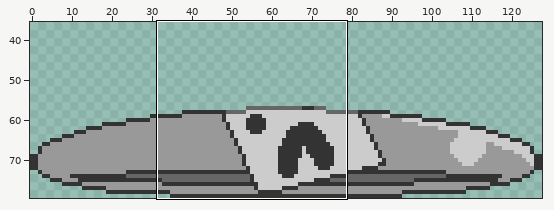
Two states of a pixel-art file, Assets/Sprites/SlimeBoss/SlimeBoss.aseprite. Above: a wide view before the commit, with the close-up outlined.
Close-up. As it was:
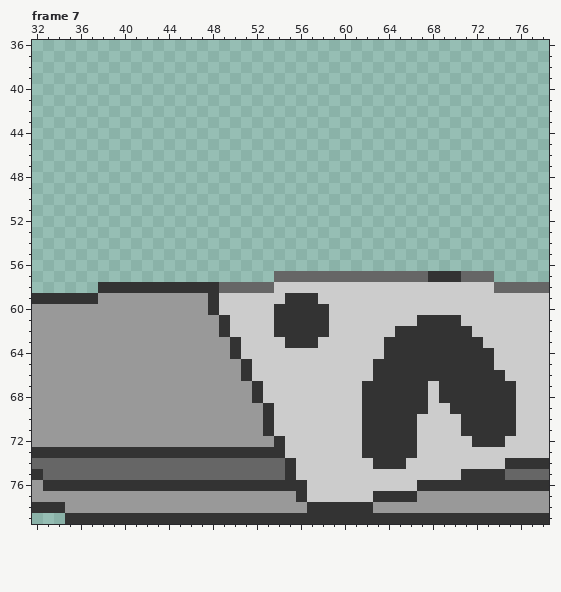
128x80 pixels, 7 frames. Colours within 5 levels of each other are drawn and written as one. Shown: frame 7: x 32..78, y 36..79. The wide view leaves out empty margins. The commit also changed other frames or places, which this record leaves out.
And afterwards:
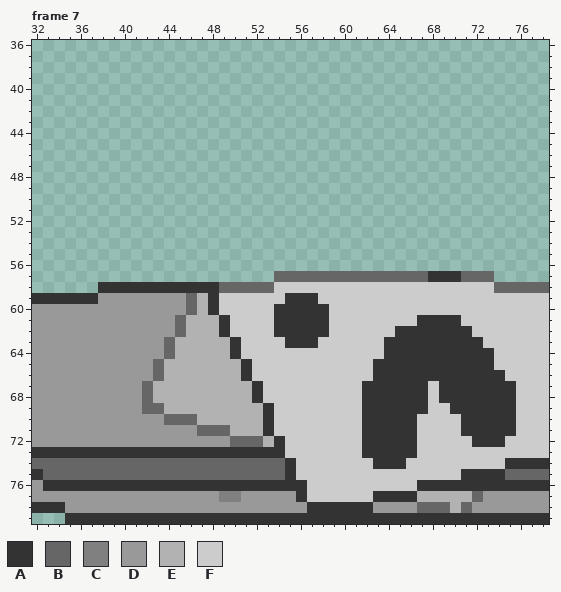
Palette (. is transparent): A #333333  B #666666  C #808080  D #999999  E #b2b2b2  F #cccccc
Diff:
layer "Squish Animation/Paper Behind" opacity 49% added
Frame 7, layer "Squish Animation/Paper Behind":
y 59..60: x 46..47 DD -> BE
y 61..62: x 45..48 DDDD -> BEEE
y 63..64: x 44..49 DDDDDD -> BEEEEE
y 65..66: x 43..50 DDDDDDDD -> BEEEEEEE
y 67..68: x 42..51 DDDDDDDDDD -> BEEEEEEEEE
y 69: x 42..52 DDDDDDDDDDD -> BBEEEEEEEEE
y 70: x 44..52 DDDDDDDDD -> BBBEEEEEE
y 71: x 47..52 DDDDDD -> BBBEEE
y 72: x 50..53 DDDD -> BBBE
y 77: x 49..50 DD -> CC; x 67..72 DDDDDD -> EEEEEB
y 78: x 67..71 DDDDD -> BBBEB
